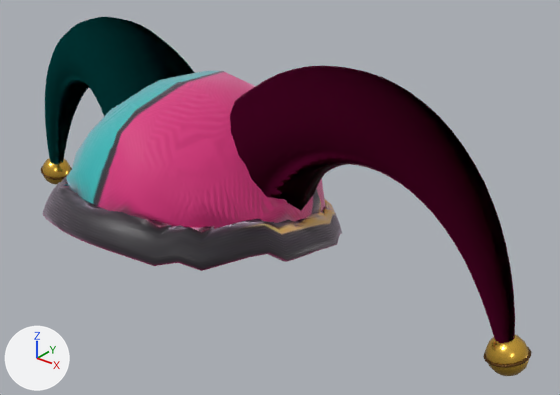
The glTF model public/avatar/items/hat_jester.glb, before and after one commit.
Both versions are drawn from a camera (50 mm lens) standing at (0.405, -0.45, 1.485) and looking at (0.057, -0.015, 1.216). Lighting does not change. The marker at lower left points along +X, +Y and +Z. The picture after the commit comes second. Both versions are drawn at full value of the shape key 'style_toon' of 'hat_jester_cap'; the numbers are the values there. Vertices at exactly the same position are counted once.

In view in the first picture: 'hat_jester_bells', 'hat_jester_cap', 'hat_jester_horn_L', 'hat_jester_horn_R' and 1 more.
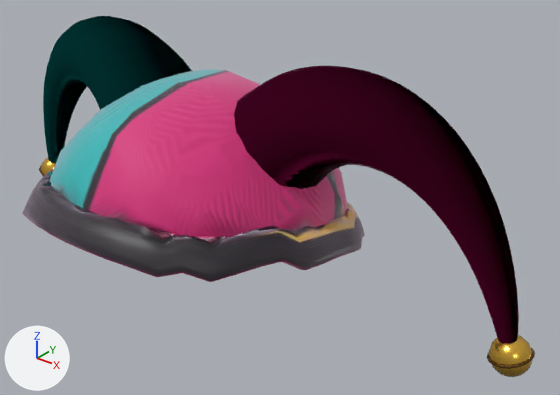
Boxes [x1, y1, x2, y2] around the edits, measured in the pictures (560 x 395 px):
'hat_jester_cap', reshaped (15% wider, 6% taller): before [43, 71, 342, 271]; after [22, 69, 365, 282]
'hat_jester_horn_L', moved: before [230, 66, 515, 343]; after [234, 66, 519, 344]
'hat_jester_bells', rescaled: before [42, 158, 529, 376]; after [41, 158, 533, 377]

The change, as a list of edits to the scene's bpy script:
```text
Change me_hat_jester_cap:
    used by ob_hat_jester_cap; location = (0.0, 0.0, 0.0)
    remove me_hat_jester_cap.from_pydata(...)  # 606 vertices, 1208 faces; spans x -0.109..0.11, y -0.171..0.07, z 1.169..1.311
    add me_hat_jester_cap.from_pydata(...)  # 606 vertices, 1208 faces; spans x -0.128..0.129, y -0.179..0.084, z 1.169..1.31
    me_hat_jester_cap part 1: 606 of 606 vertices moved; they spanned x -0.109..0.11, y -0.171..0.07, z 1.169..1.311 and now span x -0.128..0.129, y -0.179..0.084, z 1.169..1.31; mean shift (0.0, 0.001, 0.0)
Change me_hat_jester_horn_l:
    used by ob_hat_jester_horn_l; location = (0.0, 0.0, 0.0)
    remove me_hat_jester_horn_l.from_pydata(...)  # 480 vertices, 942 faces; spans x -0.007..0.257, y -0.084..0.017, z 1.16..1.334
    add me_hat_jester_horn_l.from_pydata(...)  # 480 vertices, 942 faces; spans x -0.005..0.26, y -0.084..0.017, z 1.161..1.335
    me_hat_jester_horn_l part 2: the whole mesh is moved by (0.002, 0.0, 0.0)
Change me_hat_jester_bells:
    used by ob_hat_jester_bells; location = (0.0, 0.0, 0.0)
    remove me_hat_jester_bells.from_pydata(...)  # 356 vertices, 704 faces; spans x -0.268..0.269, y -0.022..0.007, z 1.136..1.174
    add me_hat_jester_bells.from_pydata(...)  # 356 vertices, 704 faces; spans x -0.27..0.271, y -0.022..0.007, z 1.137..1.175
    me_hat_jester_bells part 3: the whole mesh is scaled about its middle by (1.01, 1, 1)
```
